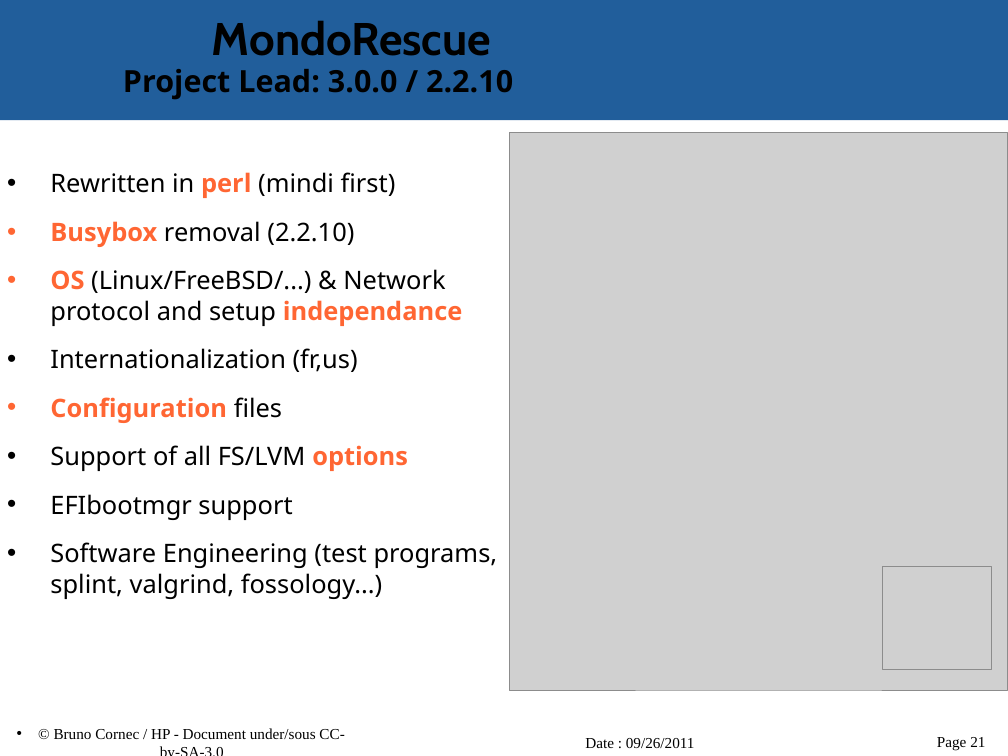
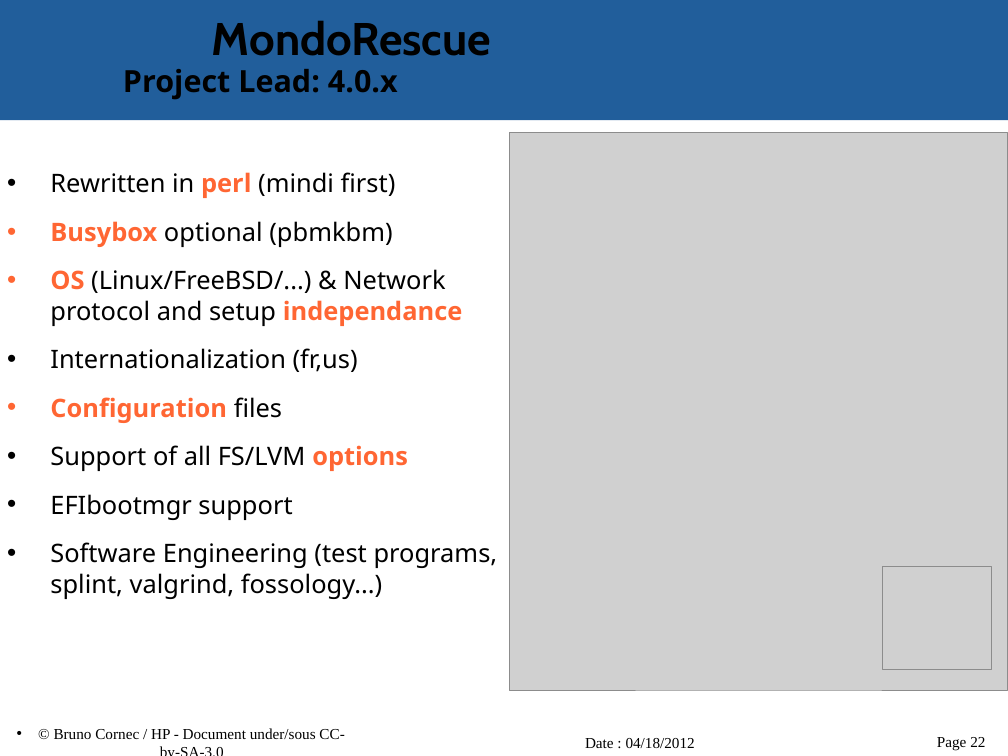
Before and after one commit to vir/mondo-rescue, a slide deck: slide 22 of mondo-doc/mondo-presentation.odp (slide 21 before the commit). Drawn at 1008x756 pixels with LibreOffice and Linux fonts; fonts in the diff are those of the drawing; grey boxes stand for pictures; background and template pictures are left out. Boxes give left, top, right and bottom in pixels: in the first picture for what was removed or moved away, otherwise in the second. Text is boxed around its words. In the diff, an @@ line names an element or a change of style, - is before the commit and + after.

```diff
--- a/mondo-doc/mondo-presentation.odp
+++ b/mondo-doc/mondo-presentation.odp
@@ title at [123, 69, 398, 100]: text changed @@
-Project Lead: 3.0.0 / 2.2.10
+Project Lead: 4.0.x
@@ text at [50, 221, 392, 247]: text changed @@
-• Busybox removal (2.2.10)
+• Busybox optional (pbmkbm)
@@ text at [585, 738, 695, 748]: text changed @@
-Date : 09/26/2011
+Date : 04/18/2012
@@ page number at [937, 737, 985, 751]: text changed @@
-Page 21
+Page 22
```
Also in this commit, not shown: 25 other slides changed, 1 slide added.
